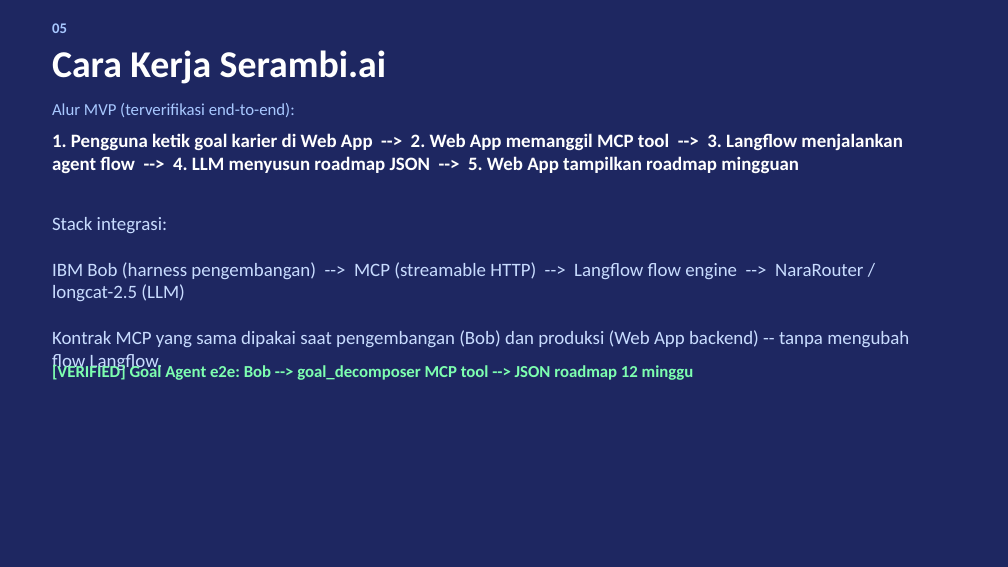
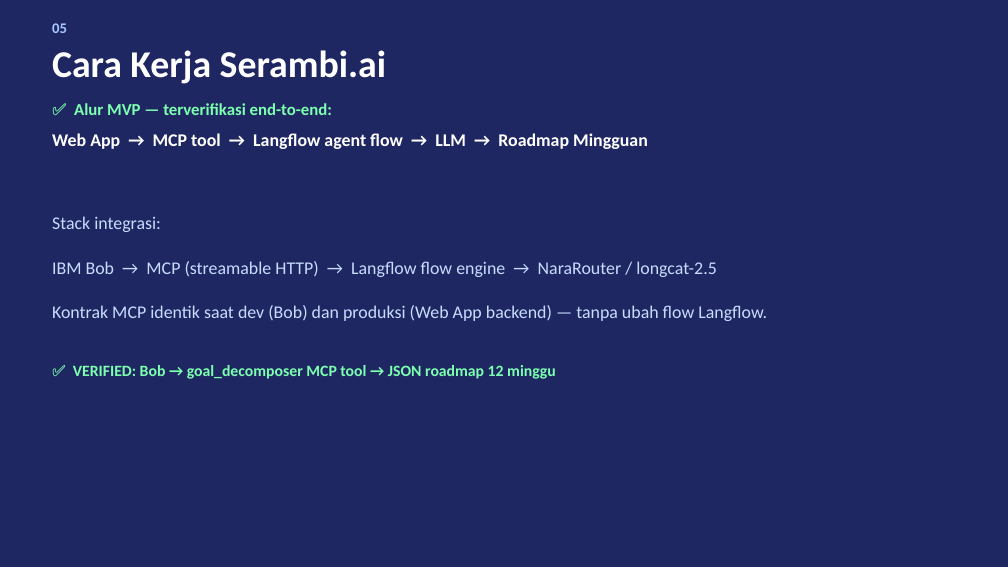
Before and after one commit to mmuchsin/serambi-ai, a slide deck: slide 5 of slides/serambi-pitch-deck.pptx. Drawn at 1008x567 pixels with LibreOffice and Linux fonts; fonts in the diff are those of the drawing. Boxes give left, top, right and bottom in pixels: in the first picture for what was removed or moved away, otherwise in the second. Text is boxed around its words. In the diff, an @@ line names an element or a change of style, - is before the commit and + after.

```diff
--- a/slides/serambi-pitch-deck.pptx
+++ b/slides/serambi-pitch-deck.pptx
@@ text at [74, 103, 332, 115]: text changed; text colour #A8C8FF to #7DFFB0; bold on @@
-Alur MVP (terverifikasi end-to-end):
+✅ Alur MVP — terverifikasi end-to-end:
@@ text at [52, 133, 648, 149]: text changed; size 18 to 17 pt @@
-1. Pengguna ketik goal karier di Web App --> 2. Web App memanggil MCP tool --> 3. Langflow menjalankan agent flow --> 4. LLM menyusun roadmap JSON --> 5. Web App tampilkan roadmap mingguan
+Web App → MCP tool → Langflow agent flow → LLM → Roadmap Mingguan
@@ text at [52, 216, 161, 232]: size 18 to 17 pt in "Stack integrasi:" @@
@@ text at [52, 261, 767, 321]: text changed; size 18 to 17 pt @@
-IBM Bob (harness pengembangan) --> MCP (streamable HTTP) --> Langflow flow engine --> NaraRouter / longcat-2.5 (LLM)
-Kontrak MCP yang sama dipakai saat pengembangan (Bob) dan produksi (Web App backend) -- tanpa mengubah flow Langflow.
+IBM Bob → MCP (streamable HTTP) → Langflow flow engine → NaraRouter / longcat-2.5
+Kontrak MCP identik saat dev (Bob) dan produksi (Web App backend) — tanpa ubah flow Langflow.
@@ text at [73, 365, 556, 379]: text changed; size 16 to 15 pt @@
-[VERIFIED] Goal Agent e2e: Bob --> goal_decomposer MCP tool --> JSON roadmap 12 minggu
+✅ VERIFIED: Bob → goal_decomposer MCP tool → JSON roadmap 12 minggu
```
Also in this commit, not shown: 9 other slides changed, 1 other file.
